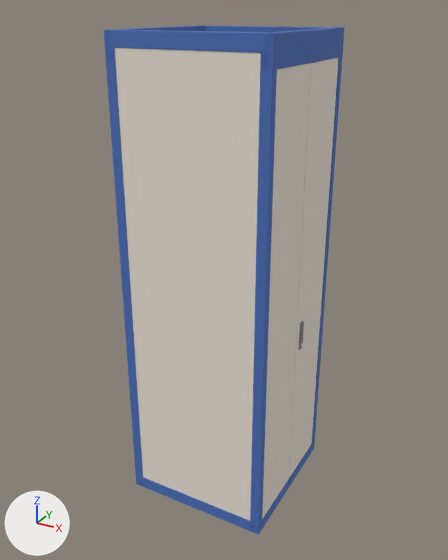
What one commit did to the FBX model public/assets/fbx/3.FBX.
Camera for both pictures: a camera (50 mm lens) standing at (1.45, -2.69, 1.34) and looking at (-0.02, -0.01, 0.0). Lighting does not change. The marker at lower left points along +X, +Y and +Z.

The first picture shows 'Rectangle8265'.
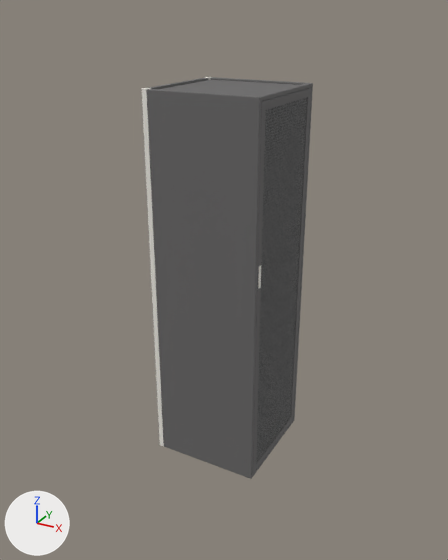
The edits, one by one:
Picture '格子门.jpg' (img_格子门_jpg) is new.
Material 'Material #27' (mat_material__27) changes colour from grey #898787 to dark grey #696767; in linear values from (0.251, 0.243, 0.243) to (0.141, 0.137, 0.137).
Material 'Material #271' (mat_material__271) is new.
Its base color is (0.847, 0.824, 0.765) (white #edeae3).
Its roughness is 0.778.
Material '网格' (mat_网格) is new.
Its texture is img_格子门_jpg.
Its roughness is 0.859.
me_mesh is used by ob_rectangle8265; location (0.0, 0.0, 0.0); rotation (1.571, 0.0, -1.571), in degrees (90, 0, -90); scale (0.001, 0.001, 0.001).
me_mesh had 3088 vertices, 3300 faces and spanned x -408.0..408.0, y -1250.0..1250.0, z -414.0..414.0.
me_mesh no longer uses material mat_05___default (white #efe6da).
me_mesh now has 797 vertices, 1536 faces and spans x -304.0..304.0, y -300.0..300.0, z -1000.0..1000.0.
me_mesh part 1: a new loose piece, a box spanning x -269.0..278.0, y -292.0..279.0, z 980.0..990.0, in mat_material__27 (dark grey #696868).
me_mesh part 2: a new loose piece, a box spanning x 295.8..304.0, y -272.1..-249.6, z 120.7..233.7, in mat_material__271 (white #edeae3).
me_mesh part 3: the loose piece of 248 vertices spanning x 1.0..363.0, y -1189.0..1118.0, z -401.0..-371.0 is deleted.
me_mesh part 4: the loose piece of 248 vertices spanning x -365.0..-2.0, y -1189.0..1118.0, z -401.0..-371.0 is deleted.
me_mesh part 5: the loose piece of 168 vertices spanning x 355.0..408.0, y -1250.0..-1179.0, z -376.0..374.0 is deleted.
me_mesh part 6: the loose piece of 168 vertices spanning x -408.0..-355.0, y 1179.0..1250.0, z -376.0..374.0 is deleted.
me_mesh part 7: the loose piece of 168 vertices spanning x 366.0..408.0, y -1250.0..1250.0, z -404.0..-351.0 is deleted.
me_mesh part 8: the loose piece of 168 vertices spanning x -408.0..-366.0, y -1250.0..1250.0, z -404.0..-351.0 is deleted.
me_mesh part 9: the loose piece of 168 vertices spanning x -408.0..408.0, y -1250.0..-1189.0, z -404.0..-351.0 is deleted.
me_mesh part 10: the loose piece of 168 vertices spanning x -408.0..408.0, y 1118.0..1250.0, z 350.0..403.0 is deleted.
me_mesh part 11: the loose piece of 168 vertices spanning x 355.0..408.0, y 1179.0..1250.0, z -376.0..374.0 is deleted.
me_mesh part 12: the loose piece of 168 vertices spanning x 366.0..408.0, y -1250.0..1250.0, z 350.0..403.0 is deleted.
me_mesh part 13: the loose piece of 168 vertices spanning x -408.0..408.0, y 1118.0..1250.0, z -404.0..-351.0 is deleted.
me_mesh part 14: the loose piece of 8 vertices spanning x -78.0..-38.0, y -343.0..-178.0, z -411.0..-400.0 is deleted.
me_mesh part 15: the loose piece of 8 vertices spanning x 390.0..405.0, y -1250.0..1247.0, z -380.0..375.0 is deleted.
me_mesh part 16: 773 vertices added at x -304.0..302.0, y -300.0..300.0, z -1000.0..1000.0.
me_mesh no longer uses material mat_04___default (white #f6f6f6).
me_mesh no longer uses material mat_08___default (blue #4b70bb).
me_mesh now uses material mat_material__271 (white #edeae3).
me_mesh now uses material mat_网格 (picture img_格子门_jpg).
Object 'Rectangle8265' (ob_rectangle8265) turns from (90, 0, -90) to (0, 0, 0) degrees about x, y and z.

Where the change shows, as pixel boxes (x1, y1, x2, y2) in the pictures (448 x 560 px):
'Rectangle8265', recoloured, reshaped, turned
    before: (104, 25, 344, 535)
    after: (142, 77, 313, 479)
part 1 of me_mesh, added
    after: (158, 80, 297, 96)
part 2 of me_mesh, added
    after: (258, 265, 261, 289)
part 3 of me_mesh, deleted
    before: (262, 63, 310, 519)
part 4 of me_mesh, deleted
    before: (289, 58, 338, 478)
part 5 of me_mesh, deleted (blue)
    before: (140, 477, 254, 532)
part 6 of me_mesh, deleted (blue)
    before: (204, 25, 337, 32)
part 7 of me_mesh, deleted (blue)
    before: (250, 33, 277, 533)
part 8 of me_mesh, deleted (blue)
    before: (312, 28, 344, 444)
part 9 of me_mesh, deleted (blue)
    before: (251, 441, 315, 535)
part 10 of me_mesh, deleted
    before: (107, 25, 204, 62)
part 11 of me_mesh, deleted (blue)
    before: (109, 30, 270, 53)
part 12 of me_mesh, deleted (blue)
    before: (104, 29, 143, 478)
part 13 of me_mesh, deleted (blue)
    before: (261, 27, 344, 70)
part 14 of me_mesh, deleted
    before: (298, 321, 304, 350)
part 15 of me_mesh, deleted
    before: (115, 48, 261, 520)
part 16 of me_mesh, added
    after: (142, 77, 313, 479)
